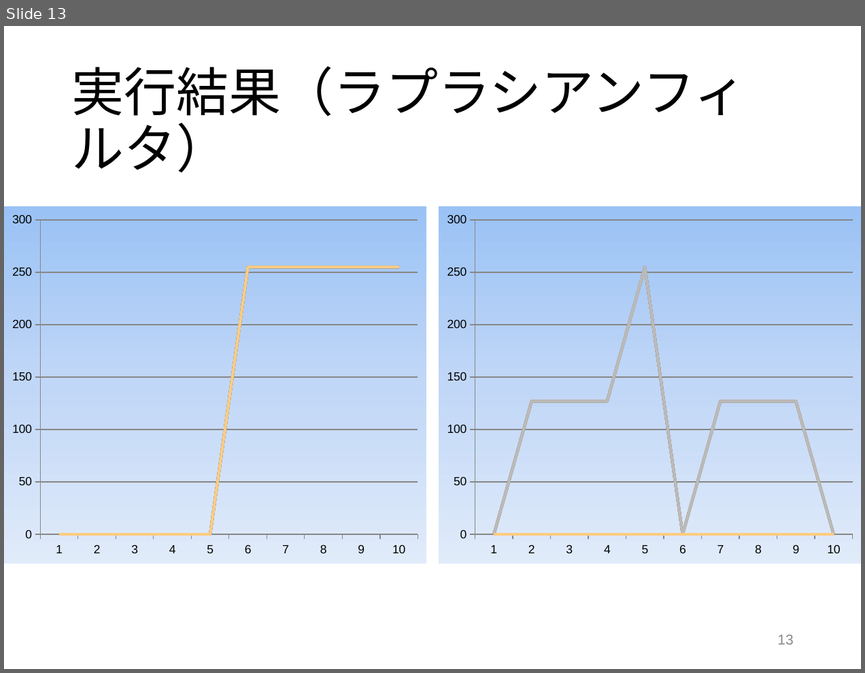
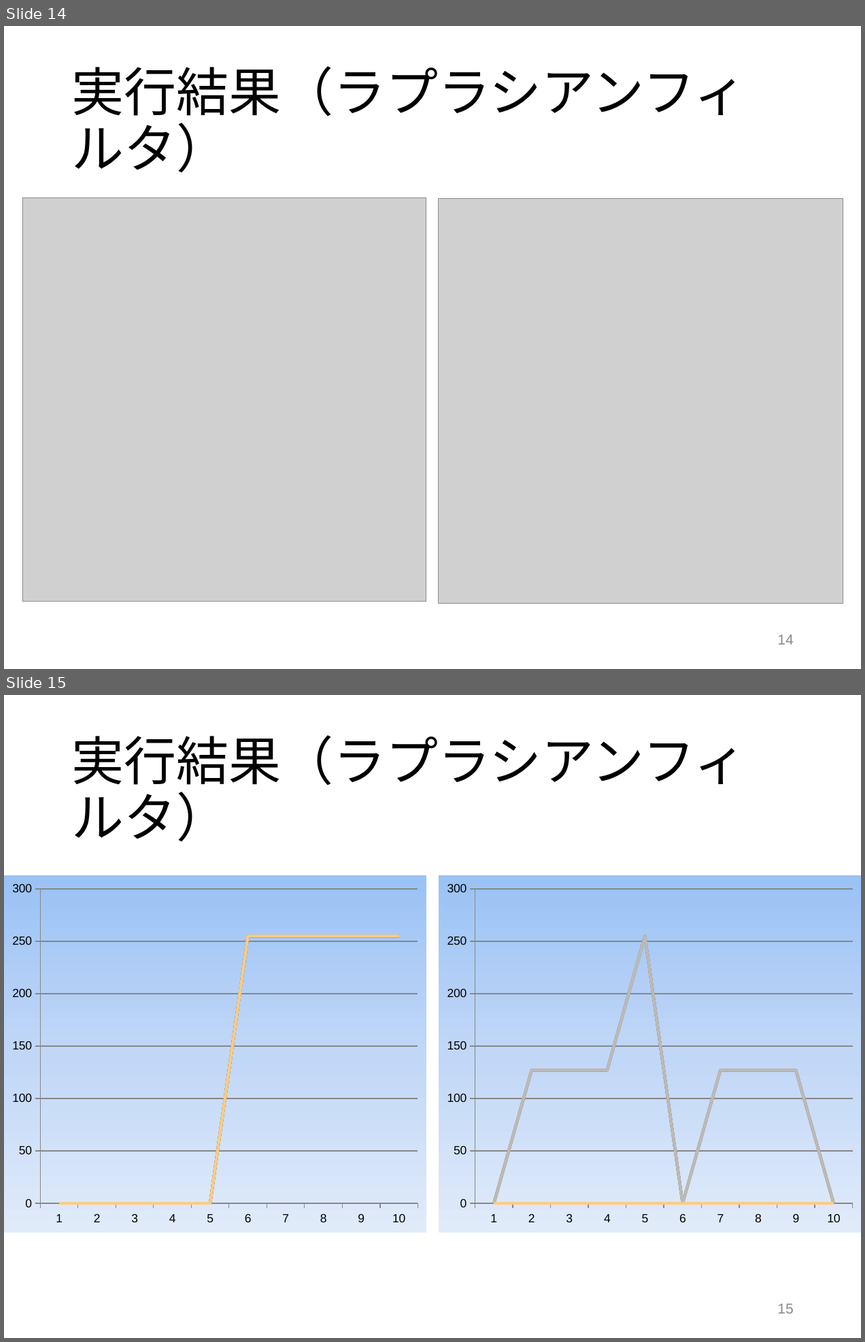
Before and after one commit to tamu0106/IN4_exp, a slide deck: exp_c/slide/exp_C.pptx. Shown one above the other, each under a label of ours: slide 13 before the commit, slides 14 and 15 after it. The pictures are 865x673 and 865x1342 pixels, drawn with LibreOffice and Linux fonts; fonts in the diff are those of the drawing; grey boxes stand for pictures. Boxes give left, top, right and bottom in pixels: in the first picture for what was removed or moved away, otherwise in the second. Text is boxed around its words. In the diff, an @@ line names an element or a change of style, - is before the commit and + after.

```diff
--- a/exp_c/slide/exp_C.pptx
+++ b/exp_c/slide/exp_C.pptx
@@ slide 14 added at <box>4,26,861,669</box>, background #FFFFFF @@
@@ title added at <box>71,66,747,172</box>, 44 pt, text #000000 @@
+実行結果（ラプラシアンフィルタ）
@@ picture added at <box>23,198,426,602</box> @@
@@ picture added at <box>439,198,843,603</box> @@
@@ page number added at <box>777,634,793,644</box>, 12 pt, text #888888 @@
+14
@@ what was slide 13 is now slide 15 @@
@@ page number at <box>777,1303,793,1313</box>: text changed @@
-13
+15
```
Also in this commit, not shown: 2 slides changed, 3 other slides added, 3 other files.
